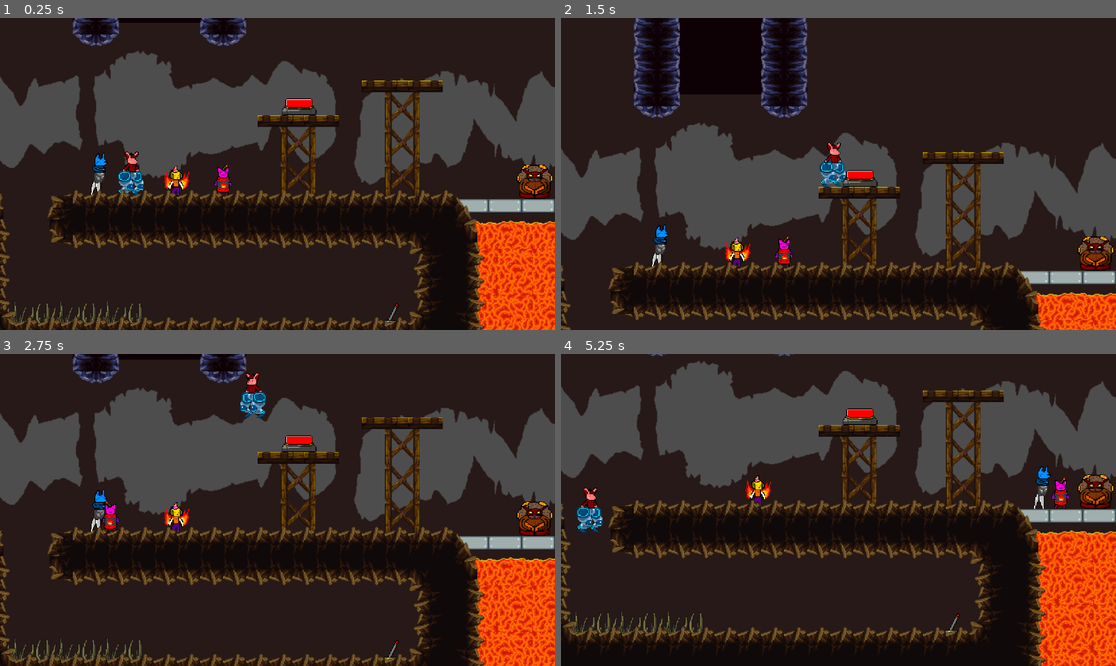
Above: before the commit, frames 1-4 (two rows, left to right).
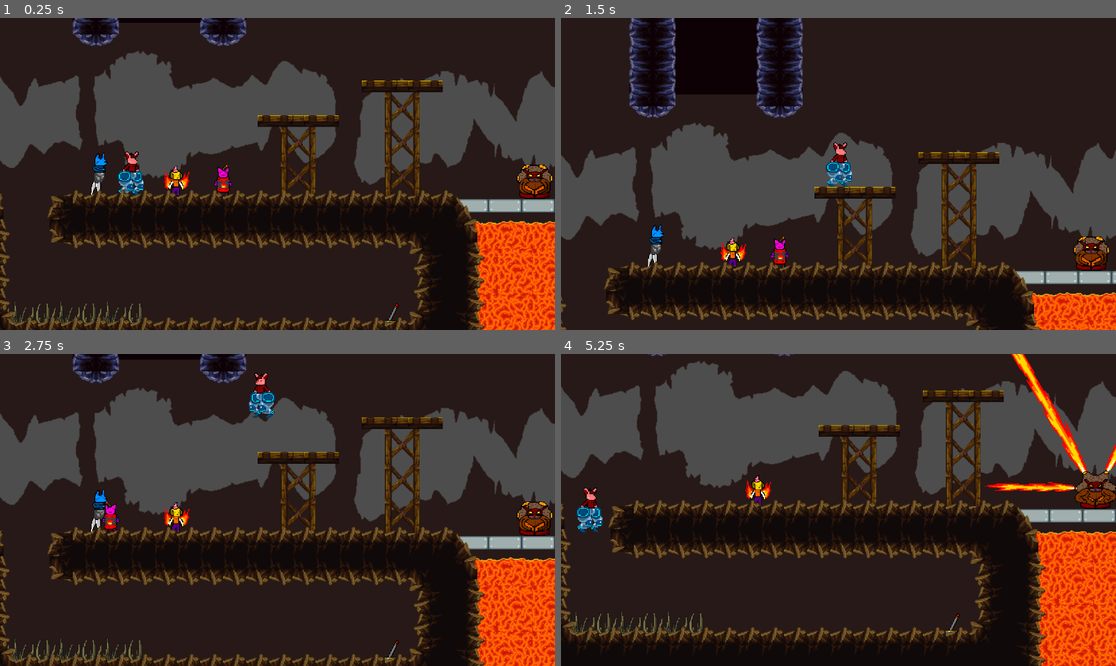
Above: after the commit, the same moments.

Repository: GSF417/partys-revival-game
Game: Godot game, scene res://levels/level4.tscn
Same seed, same stepped clock (60 frames per second), same inputs: the game is played once before the commit and once after it. The project has no main scene, so this scene is started directly.
Inputs:
- Up to frame 1 (0.25 s): no input
- Up to frame 2 (1.5 s): tap Enter at 0.5 s; hold D (MoveRight) from 0.53 s (still down); tap Z (ExecuteAction) at 0.6 s; tap W (MoveUp) at 0.77 s; tap 1 (SwitchFirst) at 1.35 s
- Up to frame 3 (2.75 s): tap W (MoveUp) at 1.52 s; release D (MoveRight) at 2.03 s; hold A (MoveLeft) from 2.03 s (still down); hold 4 (SwitchFourth) from 2.03 s (still down)
- Up to frame 4 (5.25 s): release A (MoveLeft) at 2.78 s; release 4 (SwitchFourth) at 2.78 s; hold D (MoveRight) 2.78-4.28 s; tap 2 (SwitchSecond) at 2.85 s; tap W (MoveUp) at 3.02, 3.77, 4.52 s; hold 3 (SwitchThird) 3.53-4.28 s; hold A (MoveLeft) 4.28-5.03 s; tap Z (ExecuteAction) at 4.35 s; hold D (MoveRight) from 5.03 s (still down); hold 1 (SwitchFirst) from 5.03 s (still down)

The runs differ from the first frame. In frame 1, 0.2% of the frame differs, in the area x 50-58%, y 25-32%; in frame 2, 15%, in the area x 0-100%, y 0-100%; in frame 3, 0.8%; in frame 4, 2.1%.

Commit message:
Level 4 improvements

Diff:
--- a/levels/level4.tscn
+++ b/levels/level4.tscn
@@ -6,21 +6,67 @@
 [ext_resource type="PackedScene" uid="uid://c4lw1o0a5u8ri" path="res://scenes/heroes/hero_kinroy.tscn" id="4_3vay1"]
 [ext_resource type="PackedScene" uid="uid://0b0n7gs3rbil" path="res://scenes/heroes/hero_bakudan.tscn" id="5_2mbow"]
 [ext_resource type="TileSet" uid="uid://5gmlxuui744x" path="res://levels/tilesets/cave_tileset.tres" id="6_aqqs1"]
-[ext_resource type="PackedScene" path="res://scenes/enemies/gnome.tscn" id="6_mla8b"]
+[ext_resource type="PackedScene" uid="uid://chqvd4y4v7d7l" path="res://scenes/enemies/gnome.tscn" id="6_mla8b"]
 [ext_resource type="PackedScene" uid="uid://c7guhmawub6ja" path="res://scenes/objects/lever.tscn" id="6_ned26"]
 [ext_resource type="PackedScene" path="res://scenes/objects/huge_rock.tscn" id="6_t18oy"]
 [ext_resource type="PackedScene" uid="uid://cx5gk6k1yhs5r" path="res://scenes/objects/button.tscn" id="7_u872m"]
 [ext_resource type="PackedScene" uid="uid://c5pmubnnb88ng" path="res://scenes/objects/iron_door.tscn" id="8_4mldt"]
 [ext_resource type="Script" path="res://levels/level3_door_controller.gd" id="9_7o2cf"]
-[ext_resource type="PackedScene" path="res://scenes/enemies/fire_mage.tscn" id="11_eovpi"]
+[ext_resource type="PackedScene" uid="uid://b0y5w2hjky3wr" path="res://scenes/enemies/fire_mage.tscn" id="11_eovpi"]
 [ext_resource type="TileSet" uid="uid://dlc6jmhcm0txr" path="res://levels/tilesets/lava.tres" id="11_tnule"]
 [ext_resource type="TileSet" uid="uid://bax1h15rekh86" path="res://levels/tilesets/cave_bg_2.tres" id="12_154pc"]
 [ext_resource type="PackedScene" uid="uid://bh3uhsd7vk6cg" path="res://scenes/components/detection_range_component.tscn" id="13_ju8ka"]
 [ext_resource type="PackedScene" uid="uid://cuily6pjelejh" path="res://scenes/objects/spawners/missile_spawner.tscn" id="14_orbxt"]
 [ext_resource type="PackedScene" uid="uid://c5fy2lt00i7b0" path="res://scenes/objects/warp_instance.tscn" id="15_0p0oq"]
+[ext_resource type="PackedScene" uid="uid://c8j8tks6ne7al" path="res://scenes/objects/explosive.tscn" id="15_p5cpn"]
 [ext_resource type="AudioStream" uid="uid://dinrpl5akdt6o" path="res://sounds/music.mp3" id="16_5b0n6"]
 [ext_resource type="PackedScene" uid="uid://c5540jjp8iquv" path="res://scenes/objects/spikes.tscn" id="18_emewk"]
 
+[sub_resource type="Animation" id="Animation_x183l"]
+length = 0.001
+tracks/0/type = "value"
+tracks/0/imported = false
+tracks/0/enabled = true
+tracks/0/path = NodePath(".:position")
+tracks/0/interp = 1
+tracks/0/loop_wrap = true
+tracks/0/keys = {
+"times": PackedFloat32Array(0),
+"transitions": PackedFloat32Array(1),
+"update": 0,
+"values": [Vector2(547, 7)]
+}
+
+[sub_resource type="Animation" id="Animation_7rd1j"]
+resource_name = "move_back"
+tracks/0/type = "value"
+tracks/0/imported = false
+tracks/0/enabled = true
+tracks/0/path = NodePath(".:position")
+tracks/0/interp = 1
+tracks/0/loop_wrap = true
+tracks/0/keys = {
+"times": PackedFloat32Array(0, 1),
+"transitions": PackedFloat32Array(1, 1),
+"update": 0,
+"values": [Vector2(749, 7), Vector2(547, 7)]
+}
+
+[sub_resource type="Animation" id="Animation_140wh"]
+resource_name = "move_out"
+tracks/0/type = "value"
+tracks/0/imported = false
+tracks/0/enabled = true
+tracks/0/path = NodePath(".:position")
+tracks/0/interp = 1
+tracks/0/loop_wrap = true
+tracks/0/keys = {
+"times": PackedFloat32Array(0, 1),
+"transitions": PackedFloat32Array(1, 1),
+"update": 0,
+"values": [Vector2(547, 7), Vector2(749, 7)]
+}
+
 [sub_resource type="Animation" id="Animation_hj8rc"]
 resource_name = "starting_position"
 tracks/0/type = "value"
@@ -34,51 +80,6 @@
 "transitions": PackedFloat32Array(1),
 "update": 0,
 "values": [Vector2(547, 7)]
-}
-
-[sub_resource type="Animation" id="Animation_x183l"]
-length = 0.001
-tracks/0/type = "value"
-tracks/0/imported = false
-tracks/0/enabled = true
-tracks/0/path = NodePath(".:position")
-tracks/0/interp = 1
-tracks/0/loop_wrap = true
-tracks/0/keys = {
-"times": PackedFloat32Array(0),
-"transitions": PackedFloat32Array(1),
-"update": 0,
-"values": [Vector2(547, 7)]
-}
-
-[sub_resource type="Animation" id="Animation_140wh"]
-resource_name = "move_out"
-tracks/0/type = "value"
-tracks/0/imported = false
-tracks/0/enabled = true
-tracks/0/path = NodePath(".:position")
-tracks/0/interp = 1
-tracks/0/loop_wrap = true
-tracks/0/keys = {
-"times": PackedFloat32Array(0, 1),
-"transitions": PackedFloat32Array(1, 1),
-"update": 0,
-"values": [Vector2(547, 7), Vector2(749, 7)]
-}
-
-[sub_resource type="Animation" id="Animation_7rd1j"]
-resource_name = "move_back"
-tracks/0/type = "value"
-tracks/0/imported = false
-tracks/0/enabled = true
-tracks/0/path = NodePath(".:position")
-tracks/0/interp = 1
-tracks/0/loop_wrap = true
-tracks/0/keys = {
-"times": PackedFloat32Array(0, 1),
-"transitions": PackedFloat32Array(1, 1),
-"update": 0,
-"values": [Vector2(749, 7), Vector2(547, 7)]
 }
 
 [sub_resource type="AnimationLibrary" id="AnimationLibrary_h25yv"]
@@ -130,7 +131,7 @@
 position = Vector2(560, -32)
 
 [node name="Button" parent="." instance=ExtResource("7_u872m")]
-position = Vector2(234, -148)
+position = Vector2(728, -192)
 
 [node name="Iron door" type="Node2D" parent="."]
 position = Vector2(547, 7)
@@ -207,8 +208,12 @@
 travel_dir = -1
 spawn_offset = Vector2(600, 0)
 
-[node name="Lever" parent="." instance=ExtResource("6_ned26")]
+[node name="Lever" parent="." node_paths=PackedStringArray("target") instance=ExtResource("6_ned26")]
 position = Vector2(360, 160)
+target = NodePath("../Explosive")
+
+[node name="Explosive" parent="." instance=ExtResource("15_p5cpn")]
+position = Vector2(792, 128)
 
 [node name="Spikes3" parent="." instance=ExtResource("18_emewk")]
 position = Vector2(-16, 160)
--- a/scenes/components/detection_range_component.tscn
+++ b/scenes/components/detection_range_component.tscn
@@ -6,10 +6,5 @@
 collision_mask = 3
 script = ExtResource("1_xqdt8")
 
-[node name="Timer" type="Timer" parent="."]
-wait_time = 2.0
-autostart = true
-
 [connection signal="body_shape_entered" from="." to="." method="_on_body_shape_entered"]
 [connection signal="body_shape_exited" from="." to="." method="_on_body_shape_exited"]
-[connection signal="timeout" from="Timer" to="." method="_on_timer_timeout"]
--- a/scenes/enemies/fire_mage.tscn
+++ b/scenes/enemies/fire_mage.tscn
@@ -1,12 +1,423 @@
-[gd_scene load_steps=2 format=3 uid="uid://duiiqp5vkbrne"]
+[gd_scene load_steps=20 format=3 uid="uid://b0y5w2hjky3wr"]
 
 [ext_resource type="Texture2D" uid="uid://chq6u55jqcwad" path="res://images/WayOfRevival2.png" id="1_2tp1g"]
-
-[node name="FireMage" type="Node2D"]
-
-[node name="Sprite2D" type="Sprite2D" parent="."]
+[ext_resource type="Script" path="res://scripts/fire_roach.gd" id="1_7tafs"]
+[ext_resource type="PackedScene" uid="uid://b1fyjsi227yrw" path="res://scenes/components/hitbox_component.tscn" id="2_q5leh"]
+[ext_resource type="PackedScene" uid="uid://bh3uhsd7vk6cg" path="res://scenes/components/detection_range_component.tscn" id="3_aggjv"]
+
+[sub_resource type="Animation" id="Animation_lily4"]
+resource_name = "idle"
+tracks/0/type = "value"
+tracks/0/imported = false
+tracks/0/enabled = true
+tracks/0/path = NodePath("FireRoach:frame")
+tracks/0/interp = 1
+tracks/0/loop_wrap = true
+tracks/0/keys = {
+"times": PackedFloat32Array(0),
+"transitions": PackedFloat32Array(1),
+"update": 1,
+"values": [180]
+}
+tracks/1/type = "value"
+tracks/1/imported = false
+tracks/1/enabled = true
+tracks/1/path = NodePath("FlameSpoutTopRight2:visible")
+tracks/1/interp = 1
+tracks/1/loop_wrap = true
+tracks/1/keys = {
+"times": PackedFloat32Array(0),
+"transitions": PackedFloat32Array(1),
+"update": 1,
+"values": [false]
+}
+tracks/2/type = "value"
+tracks/2/imported = false
+tracks/2/enabled = true
+tracks/2/path = NodePath("FlameSpoutTopRight:visible")
+tracks/2/interp = 1
+tracks/2/loop_wrap = true
+tracks/2/keys = {
+"times": PackedFloat32Array(0),
+"transitions": PackedFloat32Array(1),
+"update": 1,
+"values": [false]
+}
+tracks/3/type = "value"
+tracks/3/imported = false
+tracks/3/enabled = true
+tracks/3/path = NodePath("FlameSpoutRight:visible")
+tracks/3/interp = 1
+tracks/3/loop_wrap = true
+tracks/3/keys = {
+"times": PackedFloat32Array(0),
+"transitions": PackedFloat32Array(1),
+"update": 1,
+"values": [false]
+}
+tracks/4/type = "value"
+tracks/4/imported = false
+tracks/4/enabled = true
+tracks/4/path = NodePath("FlameSpoutLeft:visible")
+tracks/4/interp = 1
+tracks/4/loop_wrap = true
+tracks/4/keys = {
+"times": PackedFloat32Array(0),
+"transitions": PackedFloat32Array(1),
+"update": 1,
+"values": [false]
+}
+tracks/5/type = "value"
+tracks/5/imported = false
+tracks/5/enabled = true
+tracks/5/path = NodePath("HitboxComponent:monitorable")
+tracks/5/interp = 1
+tracks/5/loop_wrap = true
+tracks/5/keys = {
+"times": PackedFloat32Array(0),
+"transitions": PackedFloat32Array(1),
+"update": 1,
+"values": [false]
+}
+tracks/6/type = "value"
+tracks/6/imported = false
+tracks/6/enabled = true
+tracks/6/path = NodePath("HitboxComponent:monitoring")
+tracks/6/interp = 1
+tracks/6/loop_wrap = true
+tracks/6/keys = {
+"times": PackedFloat32Array(0),
+"transitions": PackedFloat32Array(1),
+"update": 1,
+"values": [false]
+}
+
+[sub_resource type="Animation" id="Animation_3g7v7"]
+length = 0.001
+tracks/0/type = "value"
+tracks/0/imported = false
+tracks/0/enabled = true
+tracks/0/path = NodePath("FireRoach:frame")
+tracks/0/interp = 1
+tracks/0/loop_wrap = true
+tracks/0/keys = {
+"times": PackedFloat32Array(0),
+"transitions": PackedFloat32Array(1),
+"update": 1,
+"values": [180]
+}
+tracks/1/type = "value"
+tracks/1/imported = false
+tracks/1/enabled = true
+tracks/1/path = NodePath("FlameSpoutLeft:visible")
+tracks/1/interp = 1
+tracks/1/loop_wrap = true
+tracks/1/keys = {
+"times": PackedFloat32Array(0),
+"transitions": PackedFloat32Array(1),
+"update": 1,
+"values": [false]
+}
+tracks/2/type = "value"
+tracks/2/imported = false
+tracks/2/enabled = true
+tracks/2/path = NodePath("FlameSpoutRight:visible")
+tracks/2/interp = 1
+tracks/2/loop_wrap = true
+tracks/2/keys = {
+"times": PackedFloat32Array(0),
+"transitions": PackedFloat32Array(1),
+"update": 1,
+"values": [false]
+}
+tracks/3/type = "value"
+tracks/3/imported = false
+tracks/3/enabled = true
+tracks/3/path = NodePath("FlameSpoutTopRight:visible")
+tracks/3/interp = 1
+tracks/3/loop_wrap = true
+tracks/3/keys = {
+"times": PackedFloat32Array(0),
+"transitions": PackedFloat32Array(1),
+"update": 1,
+"values": [false]
+}
+tracks/4/type = "value"
+tracks/4/imported = false
+tracks/4/enabled = true
+tracks/4/path = NodePath("FlameSpoutTopRight2:visible")
+tracks/4/interp = 1
+tracks/4/loop_wrap = true
+tracks/4/keys = {
+"times": PackedFloat32Array(0),
+"transitions": PackedFloat32Array(1),
+"update": 1,
+"values": [false]
+}
+tracks/5/type = "value"
+tracks/5/imported = false
+tracks/5/enabled = true
+tracks/5/path = NodePath("HitboxComponent:monitorable")
+tracks/5/interp = 1
+tracks/5/loop_wrap = true
+tracks/5/keys = {
+"times": PackedFloat32Array(0),
+"transitions": PackedFloat32Array(1),
+"update": 1,
+"values": [false]
+}
+tracks/6/type = "value"
+tracks/6/imported = false
+tracks/6/enabled = true
+tracks/6/path = NodePath("HitboxComponent:monitoring")
+tracks/6/interp = 1
+tracks/6/loop_wrap = true
+tracks/6/keys = {
+"times": PackedFloat32Array(0),
+"transitions": PackedFloat32Array(1),
+"update": 1,
+"values": [false]
+}
+
+[sub_resource type="Animation" id="Animation_b57qb"]
+resource_name = "attacking"
+tracks/0/type = "value"
+tracks/0/imported = false
+tracks/0/enabled = true
+tracks/0/path = NodePath("FireRoach:frame")
+tracks/0/interp = 1
+tracks/0/loop_wrap = true
+tracks/0/keys = {
+"times": PackedFloat32Array(0, 0.15),
+"transitions": PackedFloat32Array(1, 1),
+"update": 1,
+"values": [180, 181]
+}
+tracks/1/type = "value"
+tracks/1/imported = false
+tracks/1/enabled = true
+tracks/1/path = NodePath("HitboxComponent:monitoring")
+tracks/1/interp = 1
+tracks/1/loop_wrap = true
+tracks/1/keys = {
+"times": PackedFloat32Array(0, 0.2),
+"transitions": PackedFloat32Array(1, 1),
+"update": 1,
+"values": [false, true]
+}
+tracks/2/type = "value"
+tracks/2/imported = false
+tracks/2/enabled = true
+tracks/2/path = NodePath("HitboxComponent:monitorable")
+tracks/2/interp = 1
+tracks/2/loop_wrap = true
+tracks/2/keys = {
+"times": PackedFloat32Array(0, 0.2),
+"transitions": PackedFloat32Array(1, 1),
+"update": 1,
+"values": [false, true]
+}
+tracks/3/type = "value"
+tracks/3/imported = false
+tracks/3/enabled = true
+tracks/3/path = NodePath("FlameSpoutLeft:visible")
+tracks/3/interp = 1
+tracks/3/loop_wrap = true
+tracks/3/keys = {
+"times": PackedFloat32Array(0, 0.2),
+"transitions": PackedFloat32Array(1, 1),
+"update": 1,
+"values": [false, true]
+}
+tracks/4/type = "value"
+tracks/4/imported = false
+tracks/4/enabled = true
+tracks/4/path = NodePath("FlameSpoutRight:visible")
+tracks/4/interp = 1
+tracks/4/loop_wrap = true
+tracks/4/keys = {
+"times": PackedFloat32Array(0, 0.166667),
+"transitions": PackedFloat32Array(1, 1),
+"update": 1,
+"values": [false, true]
+}
+tracks/5/type = "value"
+tracks/5/imported = false
+tracks/5/enabled = true
+tracks/5/path = NodePath("FlameSpoutTopRight:visible")
+tracks/5/interp = 1
+tracks/5/loop_wrap = true
+tracks/5/keys = {
+"times": PackedFloat32Array(0, 0.2),
+"transitions": PackedFloat32Array(1, 1),
+"update": 1,
+"values": [false, true]
+}
+tracks/6/type = "value"
+tracks/6/imported = false
+tracks/6/enabled = true
+tracks/6/path = NodePath("FlameSpoutTopRight2:visible")
+tracks/6/interp = 1
+tracks/6/loop_wrap = true
+tracks/6/keys = {
+"times": PackedFloat32Array(0, 0.2),
+"transitions": PackedFloat32Array(1, 1),
+"update": 1,
+"values": [false, true]
+}
+
+[sub_resource type="Animation" id="Animation_xj4v0"]
+resource_name = "dead"
+
+[sub_resource type="AnimationLibrary" id="AnimationLibrary_4qruy"]
+_data = {
+"RESET": SubResource("Animation_3g7v7"),
+"attacking": SubResource("Animation_b57qb"),
+"dead": SubResource("Animation_xj4v0"),
+"idle": SubResource("Animation_lily4")
+}
+
+[sub_resource type="AnimationNodeAnimation" id="AnimationNodeAnimation_u0rei"]
+animation = &"attacking"
+
+[sub_resource type="AnimationNodeAnimation" id="AnimationNodeAnimation_c8thk"]
+animation = &"idle"
+
+[sub_resource type="AnimationNodeStateMachineTransition" id="AnimationNodeStateMachineTransition_1kxwg"]
+advance_mode = 2
+
+[sub_resource type="AnimationNodeStateMachineTransition" id="AnimationNodeStateMachineTransition_c2ty2"]
+advance_mode = 2
+advance_expression = "attacking"
+
+[sub_resource type="AnimationNodeStateMachineTransition" id="AnimationNodeStateMachineTransition_doufm"]
+advance_mode = 2
+advance_expression = "!attacking"
+
+[sub_resource type="AnimationNodeStateMachine" id="AnimationNodeStateMachine_p10o1"]
+states/attacking/node = SubResource("AnimationNodeAnimation_u0rei")
+states/attacking/position = Vector2(459, 79)
+states/idle/node = SubResource("AnimationNodeAnimation_c8thk")
+states/idle/position = Vector2(341, 76)
+transitions = ["Start", "idle", SubResource("AnimationNodeStateMachineTransition_1kxwg"), "idle", "attacking", SubResource("AnimationNodeStateMachineTransition_c2ty2"), "attacking", "idle", SubResource("AnimationNodeStateMachineTransition_doufm")]
+
+[sub_resource type="RectangleShape2D" id="RectangleShape2D_ptn26"]
+size = Vector2(284, 258)
+
+[sub_resource type="RectangleShape2D" id="RectangleShape2D_pks8u"]
+size = Vector2(20, 229.248)
+
+[sub_resource type="RectangleShape2D" id="RectangleShape2D_32wjs"]
+size = Vector2(112, 12)
+
+[sub_resource type="RectangleShape2D" id="RectangleShape2D_eaujr"]
+size = Vector2(40, 45)
+
+[node name="FireMage" type="StaticBody2D"]
+script = ExtResource("1_7tafs")
+
+[node name="FlameSpoutLeft" type="Sprite2D" parent="."]
+visible = false
+texture_filter = 1
+position = Vector2(-92, 1)
+rotation = 3.14159
+scale = Vector2(2, -1)
+texture = ExtResource("1_2tp1g")
+hframes = 20
+vframes = 20
+frame = 183
+
+[node name="FlameSpoutRight" type="Sprite2D" parent="."]
+visible = false
+texture_filter = 1
+position = Vector2(94, 1)
+scale = Vector2(2, 1)
+texture = ExtResource("1_2tp1g")
+hframes = 20
+vframes = 20
+frame = 183
+
+[node name="FlameSpoutTopRight" type="Sprite2D" parent="."]
+visible = false
+texture_filter = 1
+position = Vector2(76, -130)
+rotation = -1.0472
+scale = Vector2(4, 1.564)
+skew = -0.340379
+texture = ExtResource("1_2tp1g")
+hframes = 20
+vframes = 20
+frame = 183
+
+[node name="FlameSpoutTopRight2" type="Sprite2D" parent="."]
+visible = false
+texture_filter = 1
+position = Vector2(-75, -128)
+rotation = -2.0944
+scale = Vector2(4, -1.56)
+skew = -0.197167
+texture = ExtResource("1_2tp1g")
+hframes = 20
+vframes = 20
+frame = 183
+
+[node name="FireRoach" type="Sprite2D" parent="."]
 texture_filter = 1
 texture = ExtResource("1_2tp1g")
 hframes = 20
 vframes = 20
 frame = 180
+
+[node name="AnimationPlayer" type="AnimationPlayer" parent="."]
+libraries = {
+"": SubResource("AnimationLibrary_4qruy")
+}
+
+[node name="AnimationTree" type="AnimationTree" parent="."]
+tree_root = SubResource("AnimationNodeStateMachine_p10o1")
+advance_expression_base_node = NodePath("..")
+anim_player = NodePath("../AnimationPlayer")
+
+[node name="DetectionRange" parent="." instance=ExtResource("3_aggjv")]
+
+[node name="CollisionShape2D" type="CollisionShape2D" parent="DetectionRange"]
+position = Vector2(1, -96)
+shape = SubResource("RectangleShape2D_ptn26")
+debug_color = Color(0.66084, 0.514229, 0, 0.42)
+
+[node name="HitboxComponent" parent="." groups=["Burning", "Damage", "Enemy_Attack"] instance=ExtResource("2_q5leh")]
+monitoring = false
+monitorable = false
+
+[node name="CollisionShape2D" type="CollisionShape2D" parent="HitboxComponent"]
+position = Vector2(-70.38, -117.898)
+rotation = -0.512395
+scale = Vector2(1, 1)
+shape = SubResource("RectangleShape2D_pks8u")
+debug_color = Color(0.997683, 0, 0.160418, 0.42)
+
+[node name="CollisionShape2D2" type="CollisionShape2D" parent="HitboxComponent"]
+position = Vector2(72, -120)
+rotation = 0.503894
+scale = Vector2(1, 1)
+shape = SubResource("RectangleShape2D_pks8u")
+debug_color = Color(0.990892, 0, 0.272615, 0.42)
+
+[node name="CollisionShape2D3" type="CollisionShape2D" parent="HitboxComponent"]
+position = Vector2(-85, 2)
+shape = SubResource("RectangleShape2D_32wjs")
+debug_color = Color(1, 0.00965185, 0.0342356, 0.42)
+
+[node name="CollisionShape2D4" type="CollisionShape2D" parent="HitboxComponent"]
+position = Vector2(87, 3)
+shape = SubResource("RectangleShape2D_32wjs")
+debug_color = Color(1, 0.00965185, 0.0342356, 0.42)
+
+[node name="CollisionShape2D" type="CollisionShape2D" parent="."]
+position = Vector2(0, 8.5)
+shape = SubResource("RectangleShape2D_eaujr")
+
+[node name="Timer" type="Timer" parent="."]
+wait_time = 4.0
+
+[connection signal="timeout" from="Timer" to="." method="_on_timer_timeout"]
--- a/scenes/enemies/gnome.tscn
+++ b/scenes/enemies/gnome.tscn
@@ -1,6 +1,11 @@
-[gd_scene load_steps=2 format=3 uid="uid://dxs1ceu8klsw6"]
+[gd_scene load_steps=5 format=3 uid="uid://chqvd4y4v7d7l"]
 
 [ext_resource type="Texture2D" uid="uid://chq6u55jqcwad" path="res://images/WayOfRevival2.png" id="1_uhjbm"]
+[ext_resource type="PackedScene" uid="uid://2y10hrtu4pu6" path="res://scenes/components/hurtbox_component.tscn" id="2_oesxf"]
+[ext_resource type="PackedScene" uid="uid://4v6hqfvsop8b" path="res://scenes/components/health_component.tscn" id="3_b8u0k"]
+
+[sub_resource type="RectangleShape2D" id="RectangleShape2D_367ow"]
+size = Vector2(24, 40)
 
 [node name="Gnome" type="Node2D"]
 
@@ -10,3 +15,16 @@
 hframes = 20
 vframes = 20
 frame = 140
+
+[node name="HurtboxComponent" parent="." node_paths=PackedStringArray("health_component") instance=ExtResource("2_oesxf")]
+health_component = NodePath("../HealthComponent")
+fire_invulnerable = true
+enemy = true
+cut_invulnerable = true
+
+[node name="CollisionShape2D" type="CollisionShape2D" parent="HurtboxComponent"]
+position = Vector2(-4, 12)
+shape = SubResource("RectangleShape2D_367ow")
+debug_color = Color(0.7, 0, 0, 0.419608)
+
+[node name="HealthComponent" parent="." instance=ExtResource("3_b8u0k")]
--- a/scenes/heroes/hero_kinroy.tscn
+++ b/scenes/heroes/hero_kinroy.tscn
@@ -50,6 +50,7 @@
 
 [node name="HurtboxComponent" parent="." node_paths=PackedStringArray("health_component") instance=ExtResource("3_lr5qj")]
 health_component = NodePath("../HealthComponent")
+fire_invulnerable = true
 hero = true
 
 [node name="CollisionShape2D" type="CollisionShape2D" parent="HurtboxComponent"]
--- /dev/null
+++ b/scenes/objects/explosive.tscn
@@ -0,0 +1,14 @@
+[gd_scene load_steps=3 format=3 uid="uid://c8j8tks6ne7al"]
+
+[ext_resource type="Texture2D" uid="uid://chq6u55jqcwad" path="res://images/WayOfRevival2.png" id="1_bpkdw"]
+[ext_resource type="Script" path="res://scripts/explosive.gd" id="1_sl1vw"]
+
+[node name="Explosive" type="Node2D"]
+script = ExtResource("1_sl1vw")
+
+[node name="Sprite2D" type="Sprite2D" parent="."]
+texture_filter = 1
+texture = ExtResource("1_bpkdw")
+hframes = 20
+vframes = 20
+frame = 223
--- a/scripts/detection_range.gd
+++ b/scripts/detection_range.gd
@@ -10,6 +10,9 @@
 	pass # Replace with function body.
 
 func heroes_count() -> int:
+	for hero in list_of_heroes:
+		if !is_instance_valid(hero):
+			list_of_heroes.erase(hero)
 	return list_of_heroes.size()
 
 func last_to_enter() -> Node2D:
@@ -17,7 +20,6 @@
 
 func check_body_entered(body: Node2D):
 	if body is HeroEntity:
-		$Timer.start()
 		if triggerable:
 			triggerable.trigger()
 		list_of_heroes.append(body)
@@ -35,7 +37,3 @@
 
 func _on_body_shape_exited(body_rid: RID, body: Node2D, body_shape_index: int, local_shape_index: int) -> void:
 	check_body_exited(body)
-
-func _on_timer_timeout() -> void:
-	if list_of_heroes.size() > 0:
-		list_of_heroes = list_of_heroes.filter(func(element): return is_instance_valid(element))
--- /dev/null
+++ b/scripts/explosive.gd
@@ -0,0 +1,13 @@
+extends Node2D
+
+@onready var main = get_tree().get_root().get_node("Main")
+
+# Called when the node enters the scene tree for the first time.
+func _ready() -> void:
+	pass # Replace with function body.
+
+func trigger():
+	var pos = global_position
+	var inst = ExplosionEffect.createExplosion(pos)
+	main.add_child(inst)
+	queue_free()
--- /dev/null
+++ b/scripts/fire_roach.gd
@@ -0,0 +1,22 @@
+extends StaticBody2D
+
+@onready var detection_range = $DetectionRange
+@onready var timer = $Timer
+
+var attacking : bool = false
+
+# Called when the node enters the scene tree for the first time.
+func _ready() -> void:
+	pass # Replace with function body.
+
+
+# Called every frame. 'delta' is the elapsed time since the previous frame.
+func _process(delta: float) -> void:
+	if detection_range == null:
+		return
+	if detection_range.heroes_count() > 0:
+		attacking = true
+		timer.start()
+
+func _on_timer_timeout() -> void:
+	attacking = false
--- a/scripts/hero_script.gd
+++ b/scripts/hero_script.gd
@@ -5,7 +5,6 @@
 
 @export var jump_sfx : AudioStreamPlayer
 @export var hero_ability : HeroAbility
-
 
 var gravity = ProjectSettings.get_setting("physics/2d/default_gravity")
 
Binary file changed: images/WayOfRevival2.png
Not shown: 1 places in levels/level4.tscn that only renumber resources
